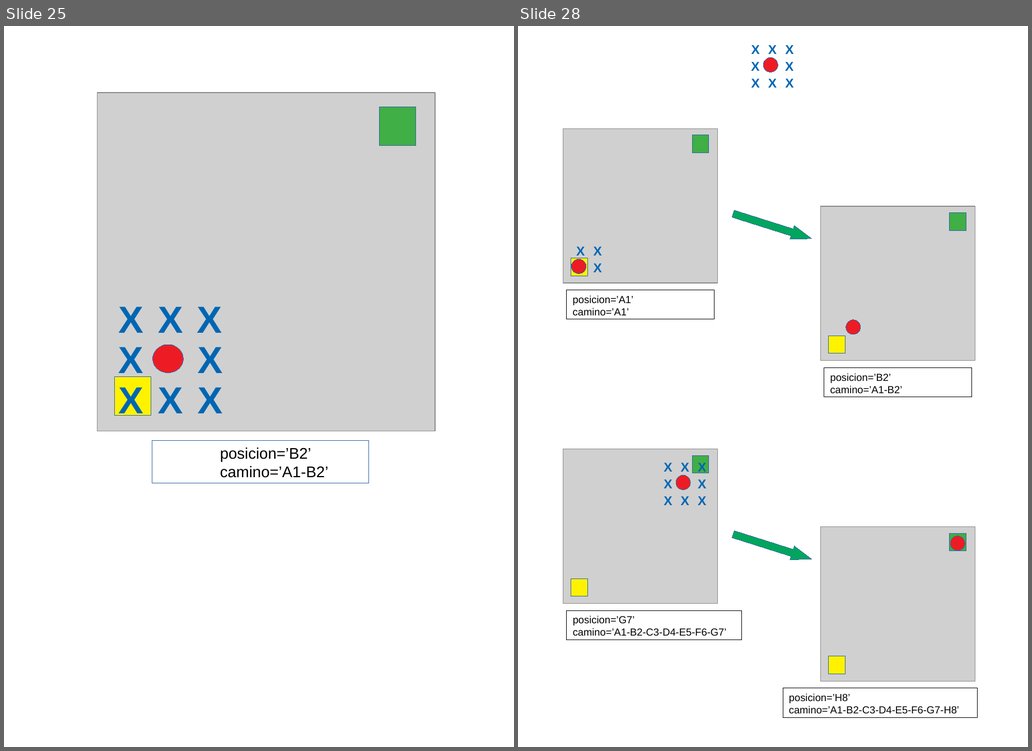
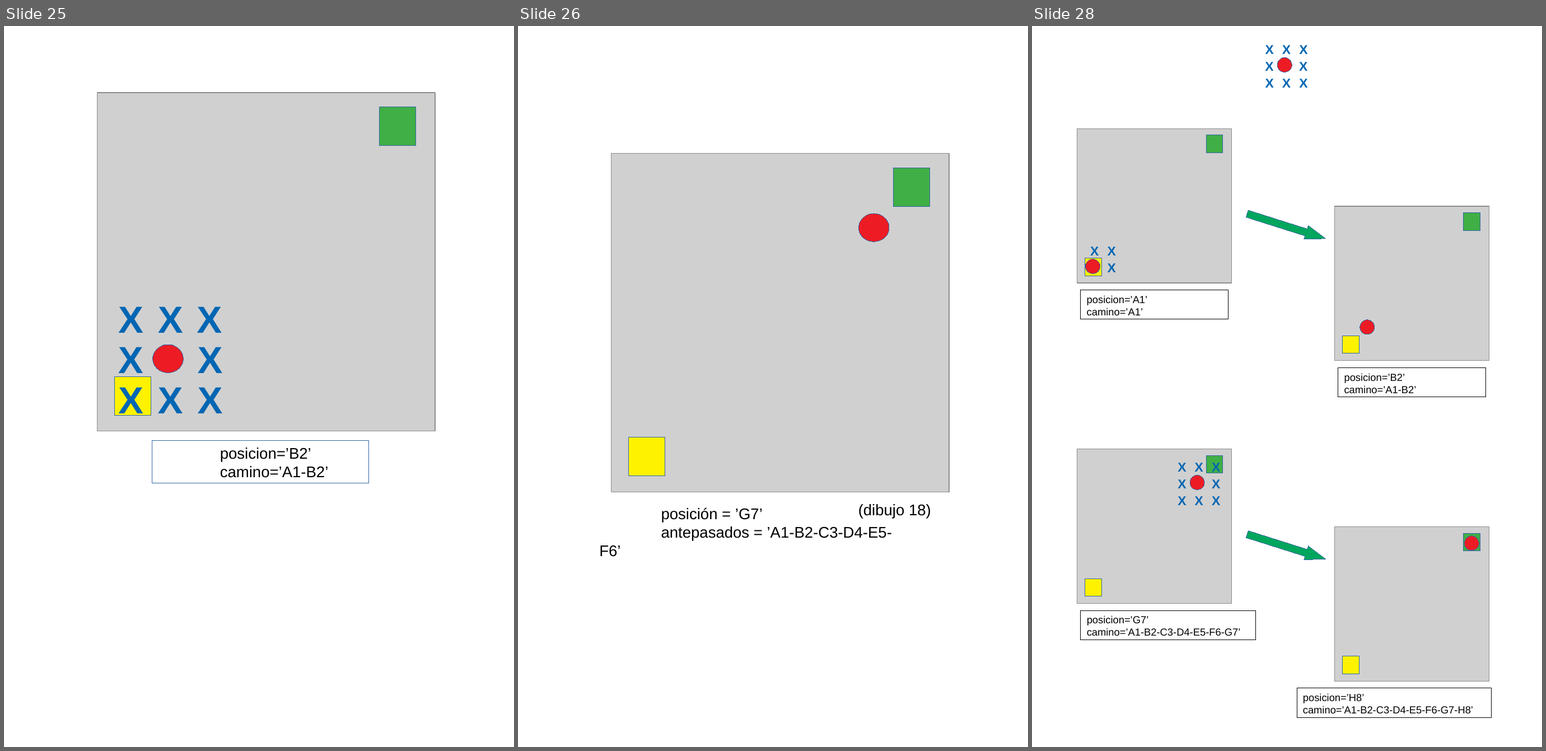
Before and after one commit to fabhrius/La-Cosa, a slide deck: capitulos/3 - Resolver un problema simple/Resolviendo un problema simple.odp. Shown side by side, each under a label of ours: slides 25 and 28 before the commit, slides 25, 26 and 28 after it; the slides between them are not shown. The pictures are 1032x751 and 1546x751 pixels, drawn with LibreOffice and Linux fonts; fonts in the diff are those of the drawing; grey boxes stand for pictures. Boxes give left, top, right and bottom in pixels: in the first picture for what was removed or moved away, otherwise in the second. Text is boxed around its words. In the diff, an @@ line names an element or a change of style, - is before the commit and + after.

```diff
--- a/capitulos/3 - Resolver un problema simple/Resolviendo un problema simple.odp
+++ b/capitulos/3 - Resolver un problema simple/Resolviendo un problema simple.odp
@@ slide 26 added at bbox=[518, 26, 1028, 747], background #FFFFFF @@
@@ picture added at bbox=[611, 154, 949, 492] @@
@@ rectangle added at bbox=[894, 168, 930, 207], fill #3FAF46, outline #3465A4 0 pt @@
@@ ellipse added at bbox=[858, 214, 889, 242], fill #ED1C24, outline #3465A4 0 pt @@
@@ rectangle added at bbox=[628, 438, 665, 476], fill #FFF200, outline #3465A4 0 pt @@
@@ text added at bbox=[599, 508, 892, 557], 18 pt, text #000000 @@
+posición = ’G7’
+antepasados = ’A1-B2-C3-D4-E5-F6’
@@ text added at bbox=[858, 504, 931, 518], 18 pt, text #000000 @@
+(dibujo 18)
```
Also in this commit, not shown: 2 slides changed, 1 slide removed, 10 other files.
